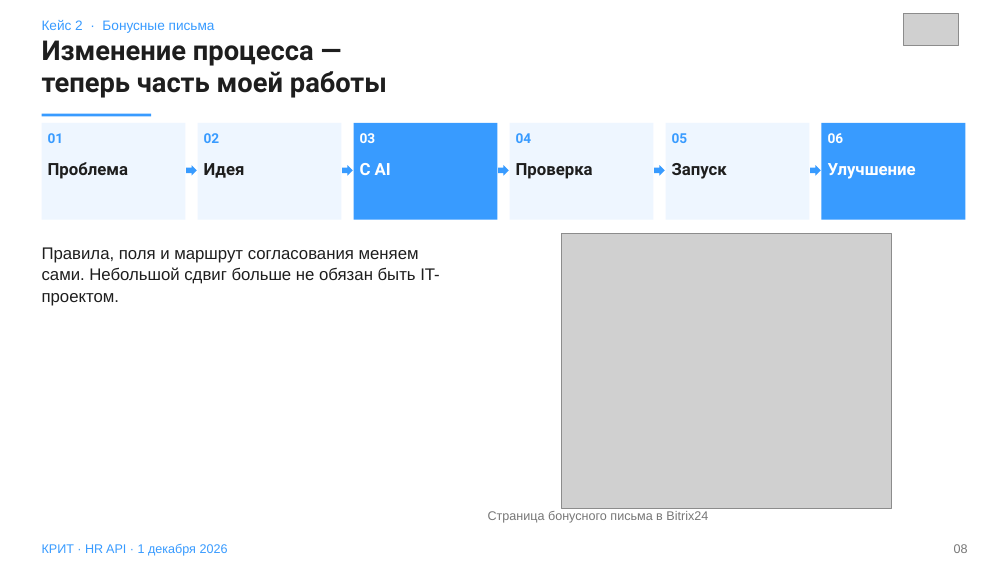
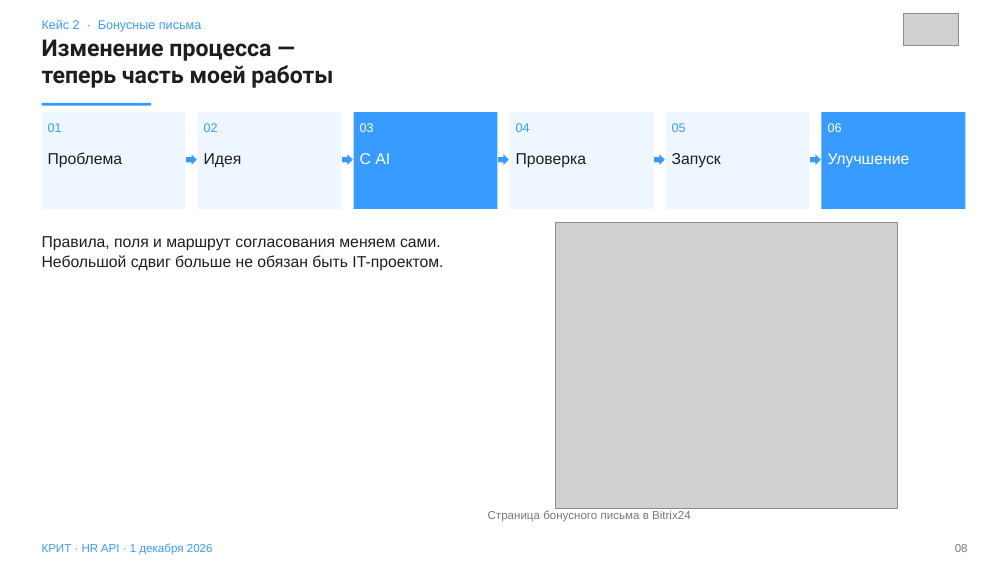
Before and after one commit to Nikisheva/html_krit, a slide deck: slide 8 of HR_API_KRIT_Nikisheva_2026.pptx. Drawn at 1008x567 pixels with LibreOffice and Linux fonts; fonts in the diff are those of the drawing; grey boxes stand for pictures. Boxes give left, top, right and bottom in pixels: in the first picture for what was removed or moved away, otherwise in the second. Text is boxed around its words. In the diff, an @@ line names an element or a change of style, - is before the commit and + after.

```diff
--- a/HR_API_KRIT_Nikisheva_2026.pptx
+++ b/HR_API_KRIT_Nikisheva_2026.pptx
@@ text "Кейс 2 · Бонусные письма" at (42, 19, 201, 32): size 13 to 12 pt @@
@@ text "Изменение процесса —" at (42, 39, 333, 88): size 26 to 22 pt @@
@@ 13 texts, 7 rectangles, 5 right arrows: place and size @@
-13 texts, 7 rectangles, 5 right arrows at (42, 113, 966, 306)
+13 texts, 7 rectangles, 5 right arrows at (42, 103, 966, 271)
@@ size 13 to 12 pt, font Roboto to Arial, bold off in 6 elements at (48, 123, 62, 132), (204, 123, 218, 132), (360, 123, 374, 132), (516, 123, 530, 132), (672, 123, 686, 132), (828, 123, 842, 132) @@
@@ size 16 to 15 pt, font Roboto to Arial, bold off in 6 elements at (48, 152, 123, 168), (204, 153, 242, 167), (360, 153, 390, 164), (516, 153, 587, 168), (672, 153, 721, 168), (828, 153, 910, 168) @@
@@ text "Правила, поля и маршрут согласования ..." at (42, 236, 443, 271): size 16 to 15 pt @@
@@ picture: place and size @@
-picture at (562, 233, 892, 508)
+picture at (555, 222, 898, 508)
@@ size 12 to 11 pt in 3 elements at (42, 543, 213, 555), (955, 544, 968, 552), (488, 510, 691, 522) @@
```
Also in this commit, not shown: 13 other slides changed, 3 other files.
